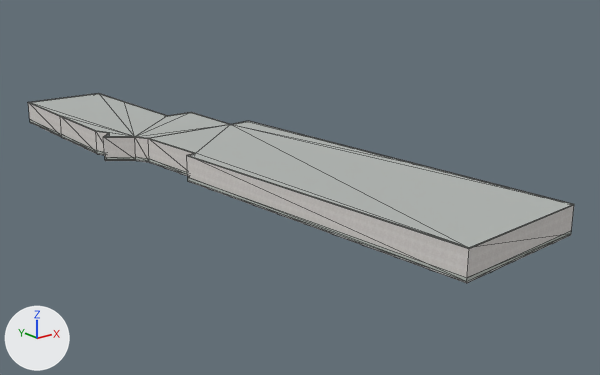
An edit to the Blender file assets/blender/buildings/osm-way-370462836.blend, drawn before and after from the same camera.
Both versions are drawn from a camera (50 mm lens) standing at (-54.9, -82.1, 28.1) and looking at (5.9, -6.0, -2.3). The axes (+X, +Y, +Z) are drawn at lower left. The lights are the same throughout. The first picture is the older version. Mesh edges are drawn as thin lines.

In view in the first picture: 'building foundation 370462836', 'reality 370462836 near reality aged pale plaster', 'reality 370462836 near reality concrete plinth', 'reality 370462836 near reality flat weathered roof', 'reality 370462836 near reality pale aluminum sill'.
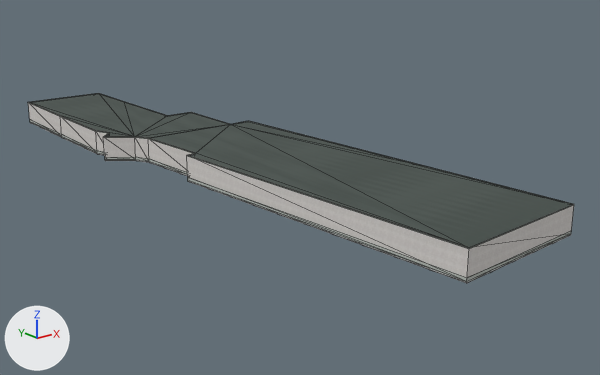
Pixel boxes [x1, y1, x2, y2] of what changed, in the pictures (600 x 375 px):
'reality 370462836 near reality flat weathered roof', surface changed (darker)
    both: [29, 93, 574, 248]
part 1 of me_reality_370462836_near_reality_pale_aluminum_sill, added
    after: [28, 97, 574, 249]

What changed in the scene script:
```text
Add img_roof_color_png:
    img_roof_color_png = load_image('roof-color.png', '../../../public/models/architecture/textures/roof-color.png', 256, 256, 'sRGB')
Add img_roof_normal_png:
    img_roof_normal_png = load_image('roof-normal.png', '../../../public/models/architecture/textures/roof-normal.png', 256, 256, 'Non-Color')
Change mat_reality_flat_weathered_roof:
    remove # nodes: BsdfPrincipled, OutputMaterial
    remove # colours: grey #b3b7b4
    nodes: BsdfPrincipled, MixRGB, NormalMap, OutputMaterial, TexImage x2
    colours: white #ffffff
    uses the picture img_roof_color_png
    uses the picture img_roof_normal_png
Change me_reality_370462836_near_reality_pale_aluminum_sill:
    used by ob_reality_370462836_near_reality_pale_aluminum_sill; parent = ob_osm_way_370462836; location = (0.0, 0.0, 0.0)
    remove me_reality_370462836_near_reality_pale_aluminum_sill.from_pydata(...)  # 72 vertices, 36 faces; spans x -10.7..12.3, y -40.9..39.9, z 2.9..3.0
    add me_reality_370462836_near_reality_pale_aluminum_sill.from_pydata(...)  # 144 vertices, 72 faces; spans x -10.7..12.3, y -40.9..39.9, z 2.9..3.0
    me_reality_370462836_near_reality_pale_aluminum_sill part 1: 68 vertices added at x -10.7..12.3, y -40.9..39.9, z 3.0
    other edits to the shape of me_reality_370462836_near_reality_pale_aluminum_sill do not show in these pictures
```
